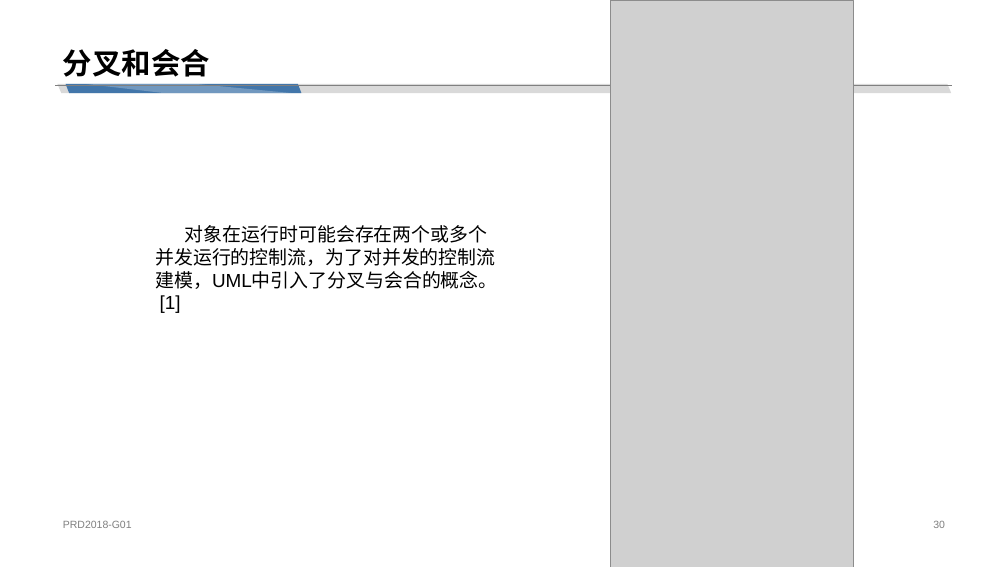
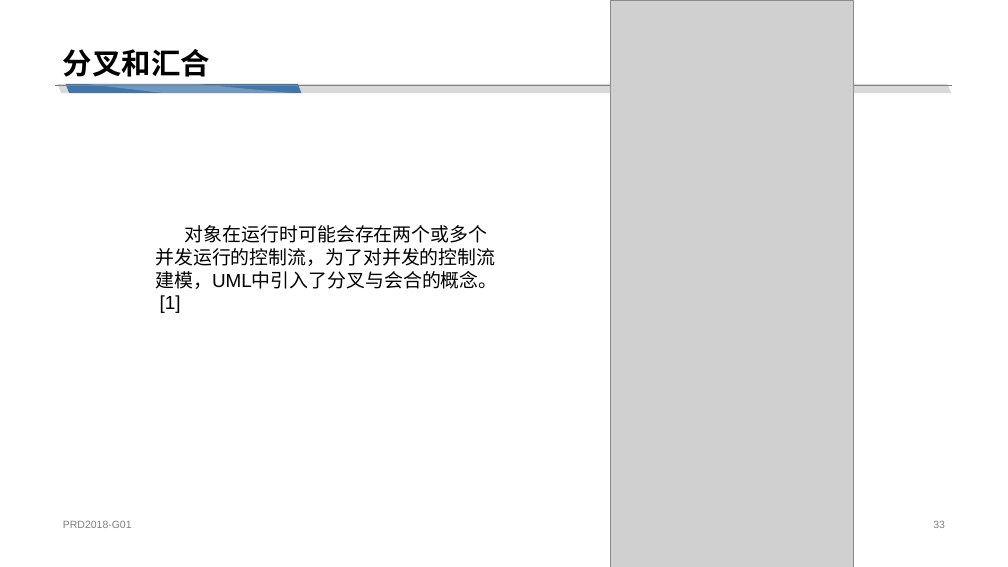
Before and after one commit to cchello/PRD2018-G01, a slide deck: slide 33 of 非受控文档/翻转PPT/UML基础Ⅳ：综合应用及问题解答.pptx (slide 30 before the commit). Drawn at 1008x567 pixels with LibreOffice and Linux fonts; fonts in the diff are those of the drawing; grey boxes stand for pictures. Boxes give left, top, right and bottom in pixels: in the first picture for what was removed or moved away, otherwise in the second. Text is boxed around its words. In the diff, an @@ line names an element or a change of style, - is before the commit and + after.

```diff
--- a/非受控文档/翻转PPT/UML基础Ⅳ：综合应用及问题解答.pptx
+++ b/非受控文档/翻转PPT/UML基础Ⅳ：综合应用及问题解答.pptx
@@ title at bbox=[63, 49, 210, 77]: text changed @@
-分叉和会合
+分叉和汇合
```
Also in this commit, not shown: 2 other slides changed, 4 slides added.
